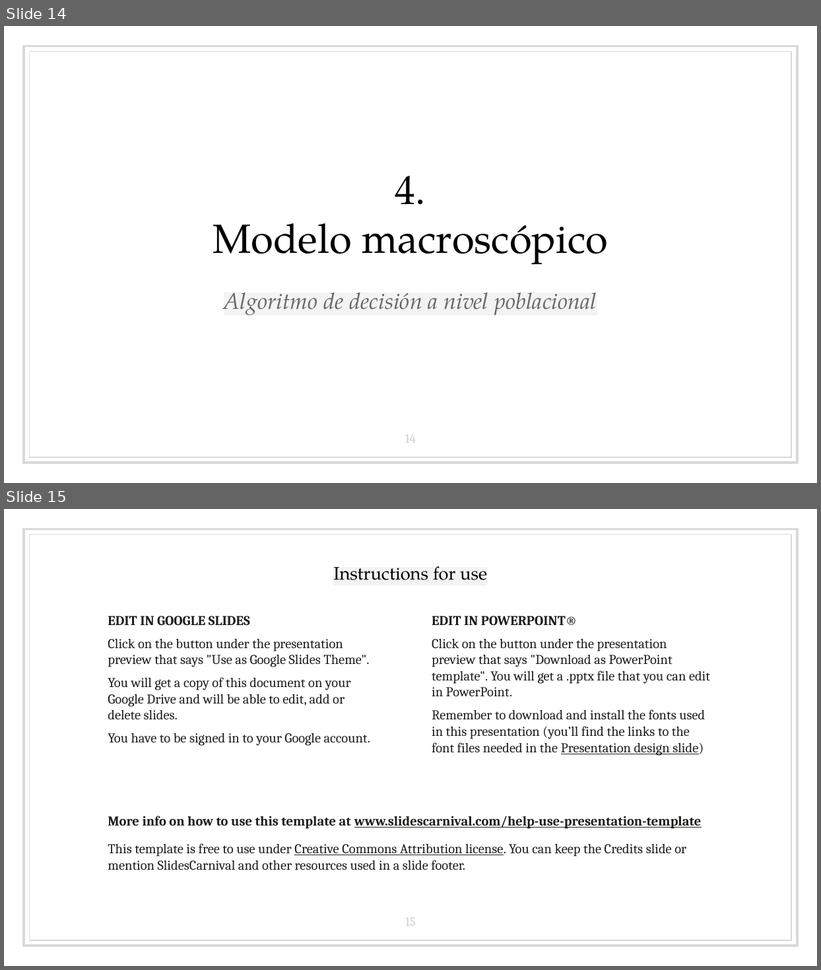
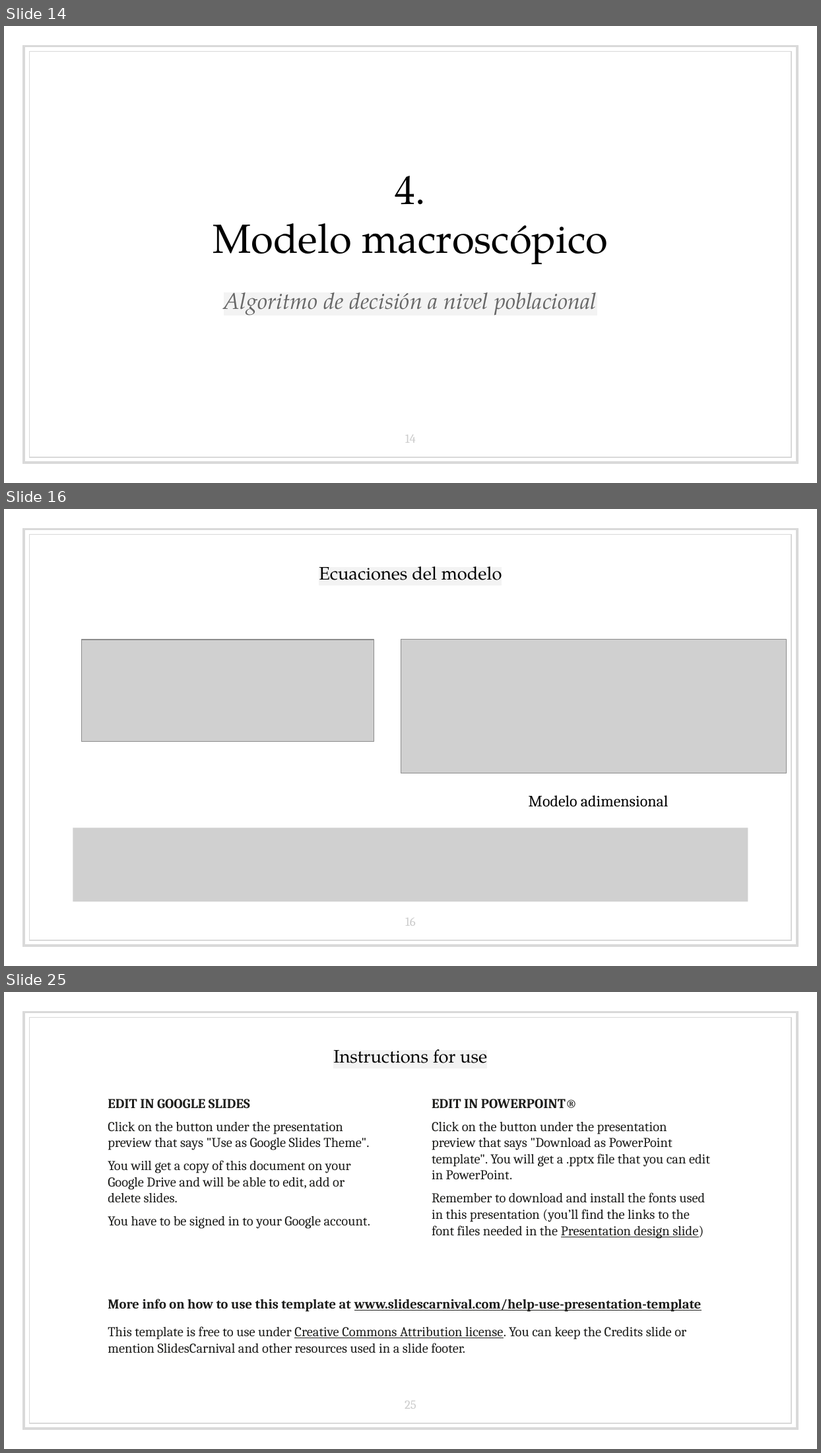
Before and after one commit to bserranoanton/TFG-mates, a slide deck: Defensa/transparenciasDefensa.pptx. Shown one above the other, each under a label of ours: slides 14 and 15 before the commit, slides 14, 16 and 25 after it; the slides between them are not shown. The pictures are 821x970 and 821x1453 pixels, drawn with LibreOffice and Linux fonts; fonts in the diff are those of the drawing; grey boxes stand for pictures. Boxes give left, top, right and bottom in pixels: in the first picture for what was removed or moved away, otherwise in the second. Text is boxed around its words. In the diff, an @@ line names an element or a change of style, - is before the commit and + after.

```diff
--- a/Defensa/transparenciasDefensa.pptx
+++ b/Defensa/transparenciasDefensa.pptx
@@ slide 16 added at (x1=4, y1=509, x2=817, y2=966), background #FFFFFF; not listed: 2 template elements that a slide beside it also shows @@
@@ title added at (x1=319, y1=566, x2=502, y2=580), 16 pt, text #000000 @@
+Ecuaciones del modelo
@@ picture added at (x1=81, y1=640, x2=374, y2=741) @@
@@ picture added at (x1=401, y1=639, x2=786, y2=773) @@
@@ text added at (x1=529, y1=795, x2=669, y2=807), 14 pt, text #000000 @@
+Modelo adimensional
@@ picture added at (x1=73, y1=828, x2=748, y2=902) @@
@@ page number added at (x1=405, y1=918, x2=416, y2=926), 11 pt, text #CCCCCC @@
+16
@@ what was slide 15 is now slide 25 @@
@@ page number at (x1=405, y1=1401, x2=416, y2=1409): text changed @@
-15
+25
```
Also in this commit, not shown: 5 slides changed, 9 other slides added.
